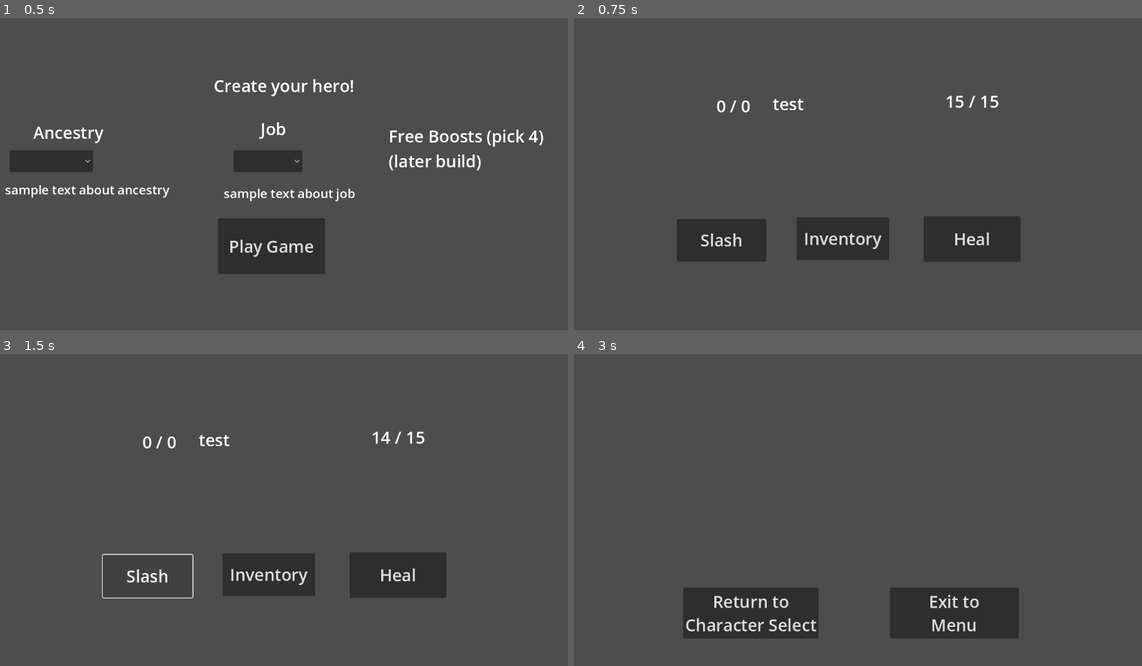
Above: before the commit, frames 1-4 (two rows, left to right).
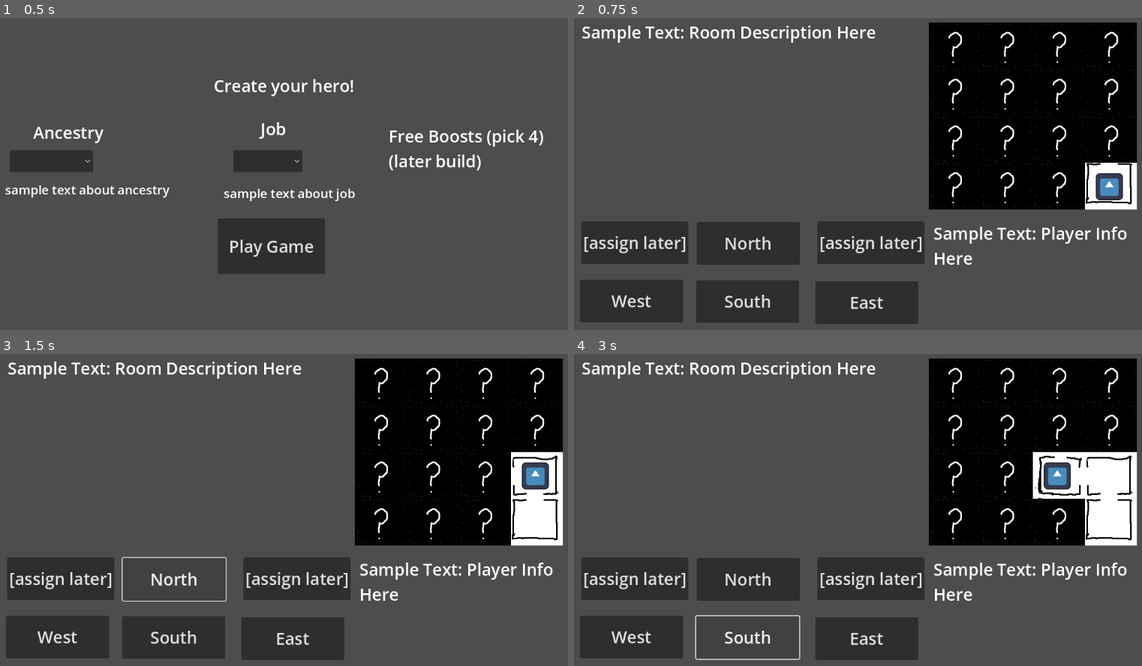
Above: after the commit, the same moments.

Repository: CawsualCrow/Capstone
Game: Godot game, scene res://Scenes/main.tscn
Two runs of this game, one before a commit and one after it. Both use one fixed random seed, a clock stepped at 60 frames per second and the inputs below. The engine's default icon, where the game draws it, is replaced by a stand-in: a white triangle on a blue panel in a dark square.
Inputs (mouse positions are in pixels of both pictures, inside the frame that each line leads up to):
- Up to frame 1 (0.5 s): no input
- Up to frame 2 (0.75 s): click "Play Game" at 0.5 s
- Up to frame 3 (1.5 s): click (176, 578) at 1.25 s, where only the run after the commit has a clickable "North"
- Up to frame 4 (3 s): click (630, 637) at 2 s, where only the run after the commit has a clickable "West"; click (750, 637) at 2.75 s, where only the run after the commit has a clickable "South"

Frame 1 is identical in both runs. In frame 2, 38% of the frame differs, in the area x 1-100%, y 1-99%; in frame 3, 37%; in frame 4, 39%.

Commit message:
Advanced Map Movement
map accounts for doors using primes and mod% to prevent going through walls

Diff:
--- a/samplecombatloop - Copy/Scenes/main.tscn
+++ b/samplecombatloop - Copy/Scenes/main.tscn
@@ -16,7 +16,7 @@
 [ext_resource type="Script" uid="uid://dhd4k0rt4h01b" path="res://Scripts/random_event.gd" id="9_ynf5e"]
 [ext_resource type="Resource" uid="uid://bbrqvm358vk6x" path="res://Weapons/fist.tres" id="10_6iyac"]
 [ext_resource type="Script" uid="uid://c5krxgxnqu5ie" path="res://Scenes/map.gd" id="16_b3802"]
-[ext_resource type="Texture2D" uid="uid://covhv3435ryod" path="res://Textures/Maps/2x2 Map.png" id="16_k12tt"]
+[ext_resource type="Texture2D" uid="uid://25cwkiawhkrg" path="res://Textures/Maps/4x4 w doors.png" id="17_fevyy"]
 [ext_resource type="Texture2D" uid="uid://d18dqedta6xcs" path="res://Textures/Maps/Unexplored room.png" id="17_h1bgf"]
 [ext_resource type="Texture2D" uid="uid://xey8hvrtngop" path="res://icon.svg" id="19_fevyy"]
 
@@ -93,7 +93,6 @@
 text = "Inventory"
 
 [node name="Character Creator" type="CanvasLayer" parent="."]
-visible = false
 
 [node name="CC_Title" type="Label" parent="Character Creator"]
 offset_left = 441.0
@@ -341,7 +340,8 @@
 
 You have fallen in the dungeon.
 Try again?"
-visible_ratio = -0.00487805
+visible_characters = 0
+visible_ratio = 0.0
 
 [node name="Start_Over" type="Button" parent="Game_Over"]
 offset_left = 240.0
@@ -455,56 +455,96 @@
 visible = false
 script = ExtResource("16_b3802")
 
-[node name="2x2Map" type="TextureRect" parent="Map"]
+[node name="4x4Map" type="TextureRect" parent="Map"]
 offset_left = 712.0
 offset_top = 36.0
 offset_right = 1112.0
 offset_bottom = 396.0
-texture = ExtResource("16_k12tt")
-
-[node name="Mask" type="TextureRect" parent="Map/2x2Map"]
-layout_mode = 0
-offset_right = 200.0
-offset_bottom = 180.0
-texture = ExtResource("17_h1bgf")
-
-[node name="Mask2" type="TextureRect" parent="Map/2x2Map"]
-layout_mode = 0
-offset_top = 180.0
-offset_right = 200.0
-offset_bottom = 360.0
-texture = ExtResource("17_h1bgf")
-
-[node name="Mask3" type="TextureRect" parent="Map/2x2Map"]
-layout_mode = 0
-offset_left = 200.0
-offset_right = 400.0
-offset_bottom = 180.0
-texture = ExtResource("17_h1bgf")
-
-[node name="Mask4" type="TextureRect" parent="Map/2x2Map"]
-visible = false
-layout_mode = 0
-offset_left = 200.0
-offset_top = 180.0
-offset_right = 400.0
-offset_bottom = 360.0
-texture = ExtResource("17_h1bgf")
-
-[node name="PL_0_0" type="Sprite2D" parent="Map"]
-position = Vector2(809, 123)
-texture = ExtResource("19_fevyy")
-
-[node name="PL_0_1" type="Sprite2D" parent="Map"]
-position = Vector2(1010, 122)
-texture = ExtResource("19_fevyy")
-
-[node name="PL_1_0" type="Sprite2D" parent="Map"]
-position = Vector2(807, 306)
-texture = ExtResource("19_fevyy")
-
-[node name="PL_1_1" type="Sprite2D" parent="Map"]
-position = Vector2(1007, 311)
+texture = ExtResource("17_fevyy")
+
+[node name="Mask1" type="Sprite2D" parent="Map/4x4Map"]
+position = Vector2(50, 45)
+scale = Vector2(0.5, 0.5)
+texture = ExtResource("17_h1bgf")
+
+[node name="Mask2" type="Sprite2D" parent="Map/4x4Map"]
+position = Vector2(150, 45)
+scale = Vector2(0.5, 0.5)
+texture = ExtResource("17_h1bgf")
+
+[node name="Mask3" type="Sprite2D" parent="Map/4x4Map"]
+position = Vector2(250, 45)
+scale = Vector2(0.5, 0.5)
+texture = ExtResource("17_h1bgf")
+
+[node name="Mask4" type="Sprite2D" parent="Map/4x4Map"]
+position = Vector2(350, 45)
+scale = Vector2(0.5, 0.5)
+texture = ExtResource("17_h1bgf")
+
+[node name="Mask5" type="Sprite2D" parent="Map/4x4Map"]
+position = Vector2(50, 135)
+scale = Vector2(0.5, 0.5)
+texture = ExtResource("17_h1bgf")
+
+[node name="Mask6" type="Sprite2D" parent="Map/4x4Map"]
+position = Vector2(150, 135)
+scale = Vector2(0.5, 0.5)
+texture = ExtResource("17_h1bgf")
+
+[node name="Mask7" type="Sprite2D" parent="Map/4x4Map"]
+position = Vector2(250, 135)
+scale = Vector2(0.5, 0.5)
+texture = ExtResource("17_h1bgf")
+
+[node name="Mask8" type="Sprite2D" parent="Map/4x4Map"]
+position = Vector2(350, 135)
+scale = Vector2(0.5, 0.5)
+texture = ExtResource("17_h1bgf")
+
+[node name="Mask9" type="Sprite2D" parent="Map/4x4Map"]
+position = Vector2(50, 225)
+scale = Vector2(0.5, 0.5)
+texture = ExtResource("17_h1bgf")
+
+[node name="Mask10" type="Sprite2D" parent="Map/4x4Map"]
+position = Vector2(150, 225)
+scale = Vector2(0.5, 0.5)
+texture = ExtResource("17_h1bgf")
+
+[node name="Mask11" type="Sprite2D" parent="Map/4x4Map"]
+position = Vector2(250, 225)
+scale = Vector2(0.5, 0.5)
+texture = ExtResource("17_h1bgf")
+
+[node name="Mask12" type="Sprite2D" parent="Map/4x4Map"]
+position = Vector2(350, 225)
+scale = Vector2(0.5, 0.5)
+texture = ExtResource("17_h1bgf")
+
+[node name="Mask13" type="Sprite2D" parent="Map/4x4Map"]
+position = Vector2(50, 315)
+scale = Vector2(0.5, 0.5)
+texture = ExtResource("17_h1bgf")
+
+[node name="Mask14" type="Sprite2D" parent="Map/4x4Map"]
+position = Vector2(150, 315)
+scale = Vector2(0.5, 0.5)
+texture = ExtResource("17_h1bgf")
+
+[node name="Mask15" type="Sprite2D" parent="Map/4x4Map"]
+position = Vector2(250, 315)
+scale = Vector2(0.5, 0.5)
+texture = ExtResource("17_h1bgf")
+
+[node name="Mask16" type="Sprite2D" parent="Map/4x4Map"]
+position = Vector2(350, 315)
+scale = Vector2(0.5, 0.5)
+texture = ExtResource("17_h1bgf")
+
+[node name="Player_Icon" type="Sprite2D" parent="Map"]
+position = Vector2(1059, 352)
+scale = Vector2(0.4, 0.4)
 texture = ExtResource("19_fevyy")
 
 [connection signal="health_change" from="Player_Character" to="." method="_on_player_character_health_change"]
--- a/samplecombatloop - Copy/Scenes/map.gd
+++ b/samplecombatloop - Copy/Scenes/map.gd
@@ -2,80 +2,116 @@
 
 # map variables  # Note: row1 values = [0,n], row2 = [1,n]
 @export var map_masks : Array[Array] # "Hidden" rooms = unexplored
-@export var row1 : Array[TextureRect] # row1 and row2 are map coordinates
-@export var row2 : Array[TextureRect]
-@export var get_current : TextureRect # ?
+@export var row1 : Array[Sprite2D] # row1 and row2 are map coordinates
+@export var row2 : Array[Sprite2D]
+@export var row3 : Array[Sprite2D]
+@export var row4 : Array[Sprite2D]
+@export var get_current : Sprite2D # ?
 @export var cur_row : int # cur_row/col = player coordinates
 @export var cur_col : int
+@export var Player_Icon : Sprite2D
 
-var visited_room : Array[Array] # tracks visited (1) and unvisited (0) rooms
-var vis_row1 : Array[int] # coordinates of un/visited rooms
-var vis_row2 : Array[int]
-var player_location : Array[Array] # tracks player icon on map
-var pl_row1 : Array[Sprite2D] # player icon location
-var pl_row2 : Array[Sprite2D]
+var visited_room = [[0,0,0,0], # 0 = unvisited, 1 = visited
+					[0,0,0,0],
+					[0,0,0,0],
+					[0,0,0,1]] # starting room
 
+var player_loc_x = [50,150,250,350] # x-coordinate for player location
+
+var player_loc_y = [45,135,225,315] # y-coordinate for player location
+
+# array of door locations. if door to south, mult by 3;
+# if door to east, mult by 2, if door to west, mult by 5,
+# if door to north, mult by 7 (wtf is my life)
+# Room door directions utilize prime numbers to ensure that modulus
+# will not interfere with directions (south mod will always act the same, etc)
+var room_doors = [[6,15,3,3],
+				  [14,210,210,35],
+				  [6,35,14,15],
+				  [14,10,5,7]]
 
 # Called when the node enters the scene tree for the first time.
 # For updating _move(), use cur_row and cur_col var
 func _ready() -> void: # Start of Game (SoG)
+	Player_Icon = $"Player_Icon" # setting player icon variable to Sprite2D
+	Player_Icon.show()
 	# Add ? over map spaces at start of game. Signifies unexplored rooms
 	# SoG: mask unvisited rooms, show starting room
-	row1.append($"2x2Map/Mask")
-	row1.append($"2x2Map/Mask2")
-	row2.append($"2x2Map/Mask3")
-	row2.append($"2x2Map/Mask4")
-	map_masks.append(row1)
+	row1.append($"4x4Map/Mask1") # append room_masks to rows
+	row1.append($"4x4Map/Mask2")
+	row1.append($"4x4Map/Mask3")
+	row1.append($"4x4Map/Mask4")
+	row2.append($"4x4Map/Mask5")
+	row2.append($"4x4Map/Mask6")
+	row2.append($"4x4Map/Mask7")
+	row2.append($"4x4Map/Mask8")
+	row3.append($"4x4Map/Mask9")
+	row3.append($"4x4Map/Mask10")
+	row3.append($"4x4Map/Mask11")
+	row3.append($"4x4Map/Mask12")
+	row4.append($"4x4Map/Mask13")
+	row4.append($"4x4Map/Mask14")
+	row4.append($"4x4Map/Mask15")
+	row4.append($"4x4Map/Mask16")
+	map_masks.append(row1) # append mask rows to mask array
 	map_masks.append(row2)
-	map_masks[0][0].show()
+	map_masks.append(row3)
+	map_masks.append(row4)
+	map_masks[0][0].show() # start game with rooms "masked"
+	map_masks[0][1].show()
+	map_masks[0][2].show()
+	map_masks[0][3].show()
 	map_masks[1][0].show()
-	map_masks[0][1].show()
-	map_masks[1][1].hide()
+	map_masks[1][1].show()
+	map_masks[1][2].show()
+	map_masks[1][3].show()
+	map_masks[2][0].show()
+	map_masks[2][1].show()
+	map_masks[2][2].show()
+	map_masks[2][3].show()
+	map_masks[3][0].show()
+	map_masks[3][1].show()
+	map_masks[3][2].show()
+	map_masks[3][3].hide() # starting room should be visible, "unmasked"
 
-	# SoG: set all rooms but starting room to "unvisited"
-	vis_row1.append(0)
-	vis_row1.append(0)
-	vis_row2.append(0)
-	vis_row2.append(1)
-	visited_room.append(vis_row1)
-	visited_room.append(vis_row2)
 
 	# Coordinates for updating _move()
 	# Set to starting room at SoG
-	cur_col = 1
-	cur_row = 1
-
-	# SoG: set player icon grid, show for starting room
-	# Note: coordinates acting strange.
-	# Coord work when [col][row] rather than [row][col] called in move function
-	pl_row1.append($PL_0_0)
-	pl_row1.append($PL_0_1)
-	pl_row2.append($PL_1_0)
-	pl_row2.append($PL_1_1)
-	player_location.append(pl_row1)
-	player_location.append(pl_row2)
-	player_location[0][0].hide()
-	player_location[0][1].hide()
-	player_location[1][0].hide()
-	player_location[1][1].show()
-
+	cur_col = 3
+	cur_row = 3
 
 # Called every frame. 'delta' is the elapsed time since the previous frame.
 func _process(delta: float) -> void:
 	pass
 
 func _move(x, y):
+	print("Moved from: ", room_doors[cur_row][cur_col])
 	if(cur_row + x >= map_masks[0].size() or cur_row + x < 0):
 		return -1
 	elif(cur_col + y >= map_masks.size() or cur_col + y < 0):
 		return -1
+	elif(y == -1 and room_doors[cur_row][cur_col]%5 != 0 ):
+		print("Case 1") # west
+		return -1
+	elif(y == 1 and room_doors[cur_row][cur_col]%2 != 0):
+		print("Case 2") # east
+		return -1
+	elif(x == 1 and room_doors[cur_row][cur_col]%3 != 0):
+		print("Case 3") # south
+		return -1
+	elif(x == -1 and room_doors[cur_row][cur_col]%7 != 0):
+		print("Case 4") # north
+		return -1
 	else:
-		player_location[cur_col][cur_row].hide() # not sure why this needs to be backwards, but it worked lol
+		# Player_Icon.hide()
 		cur_col += y
 		cur_row += x
+		Player_Icon.position.x += (y * 100) # DO NOT ASK WHY THIS WORKS
+		Player_Icon.position.y += (x * 90)
 		get_current = map_masks[cur_row][cur_col]
 		var visited = visited_room[cur_row][cur_col]
 		get_current.hide()
-		player_location[cur_col][cur_row].show()
+		# player_location[cur_col][cur_row].show()
 		visited_room[cur_row][cur_col] = 1
+		print("Moved to: ", room_doors[cur_row][cur_col])
 		return visited
--- a/samplecombatloop - Copy/Scripts/game_manager.gd
+++ b/samplecombatloop - Copy/Scripts/game_manager.gd
@@ -111,8 +111,9 @@
 	$"Character Creator".hide()
 	$HUD/Player_Health.text = str($Player_Character.cur_health) + " / " + str($Player_Character.max_health)
 	$HUD/AI_Health.text = str($AI_Character.cur_health) + " / " + str($AI_Character.max_health)
-	$HUD.show()
-	next_turn()
+	$Map.show()
+	$Navigation.show()
+	#next_turn()
 
 
 func _on_player_character_health_change():
@@ -192,6 +193,16 @@
 
 
 func _on_north_pressed() -> void:
+	var outcome = $Map._move(-1,0)
+	if(outcome == -1):
+		print("Cannot move")
+	if(outcome == 0):
+		print("Event Triggered (new room)")
+	if(outcome == 1):
+		print("Room already visited (no event)")
+
+
+func _on_west_pressed() -> void:
 	var outcome = $Map._move(0,-1)
 	if(outcome == -1):
 		print("Cannot move")
@@ -201,17 +212,17 @@
 		print("Room already visited (no event)")
 
 
-func _on_west_pressed() -> void:
-	var outcome = $Map._move(-1,0)
-	if(outcome == -1):
-		print("Cannot move")
-	if(outcome == 0):
-		print("Event Triggered (new room)")
-	if(outcome == 1):
-		print("Room already visited (no event)")
-
-
 func _on_south_pressed() -> void:
+	var outcome = $Map._move(1,0)
+	if(outcome == -1):
+		print("Cannot move")
+	if(outcome == 0):
+		print("Event Triggered (new room)")
+	if(outcome == 1):
+		print("Room already visited (no event)")
+
+
+func _on_east_pressed() -> void:
 	var outcome = $Map._move(0,1)
 	if(outcome == -1):
 		print("Cannot move")
@@ -219,13 +230,3 @@
 		print("Event Triggered (new room)")
 	if(outcome == 1):
 		print("Room already visited (no event)")
-
-
-func _on_east_pressed() -> void:
-	var outcome = $Map._move(1,0)
-	if(outcome == -1):
-		print("Cannot move")
-	if(outcome == 0):
-		print("Event Triggered (new room)")
-	if(outcome == 1):
-		print("Room already visited (no event)")
Binary file added: samplecombatloop - Copy/Textures/Maps/4x4 w doors.png
Not shown, added: samplecombatloop - Copy/Textures/Maps/4x4 w doors.png.import
Binary file added: samplecombatloop - Copy/Textures/Maps/4x4.png
Not shown, added: samplecombatloop - Copy/Textures/Maps/4x4.png.import
